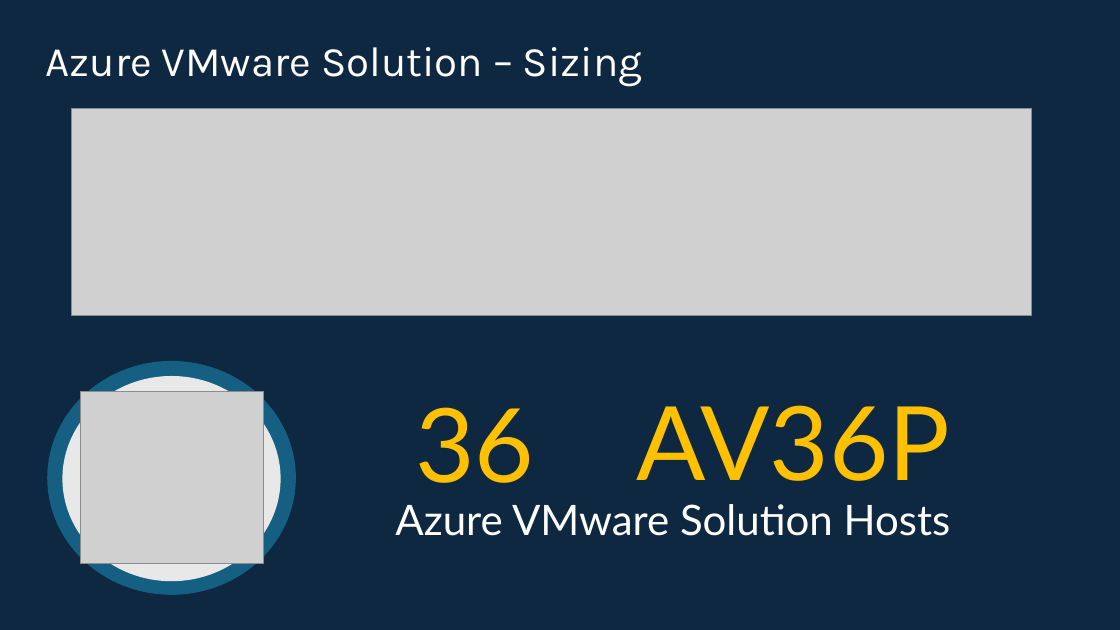
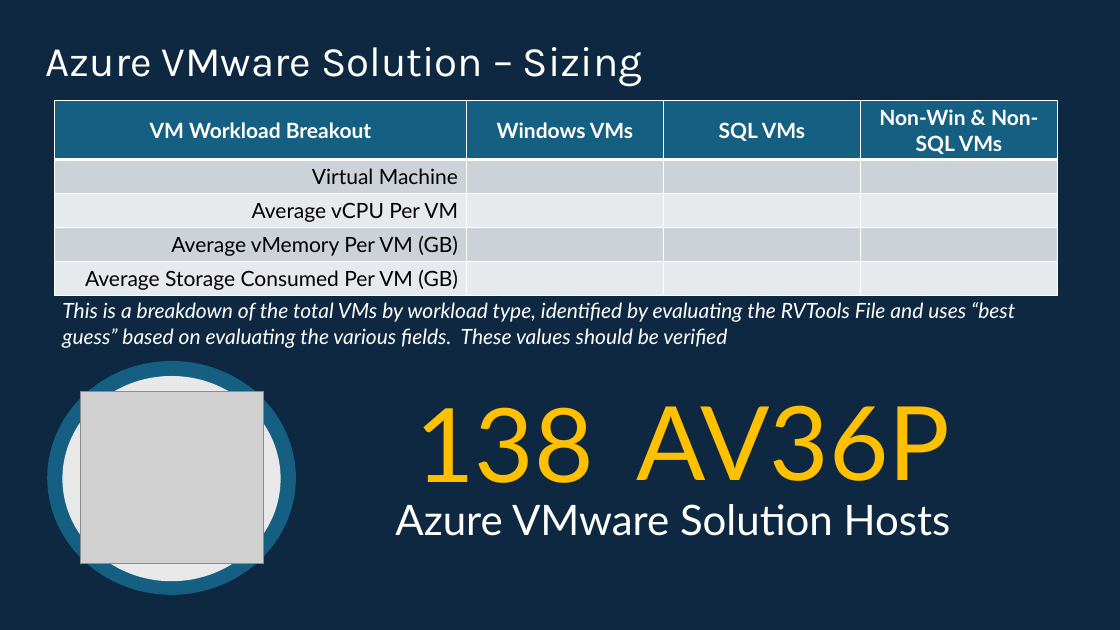
Before and after one commit to Trevor-Davis/Azure-VMware-Solution, a slide deck: slide 5 of AVS-Sizer/dev/AVSDemandGen.pptm. Drawn at 1120x630 pixels with LibreOffice and Linux fonts; fonts in the diff are those of the drawing; grey boxes stand for pictures. Boxes give left, top, right and bottom in pixels: in the first picture for what was removed or moved away, otherwise in the second. Text is boxed around its words. In the diff, an @@ line names an element or a change of style, - is before the commit and + after.

```diff
--- a/AVS-Sizer/dev/AVSDemandGen.pptm
+++ b/AVS-Sizer/dev/AVSDemandGen.pptm
@@ table added at [55,101,1059,296], 5 rows, 4 columns @@
+VM Workload Breakout | Windows VMs | SQL VMs | Non-Win & Non-SQL VMs
+Virtual Machine |  |  | 
+Average vCPU Per VM |  |  | 
+Average vMemory Per VM (GB) |  |  | 
+Average Storage Consumed Per VM (GB) |  |  | 
@@ picture removed at [71,108,1032,315] @@
@@ text added at [62,302,1015,348], 18 pt, text #FFFFFF, italic @@
+This is a breakdown of the total VMs by workload type, identified by evaluating the RVTools File and uses “best guess” based on evaluating the various fields. These values should be verified
@@ text at [415,407,594,483]: text changed @@
-36
+138
```
Also in this commit, not shown: 8 other slides changed, 19 other files.
